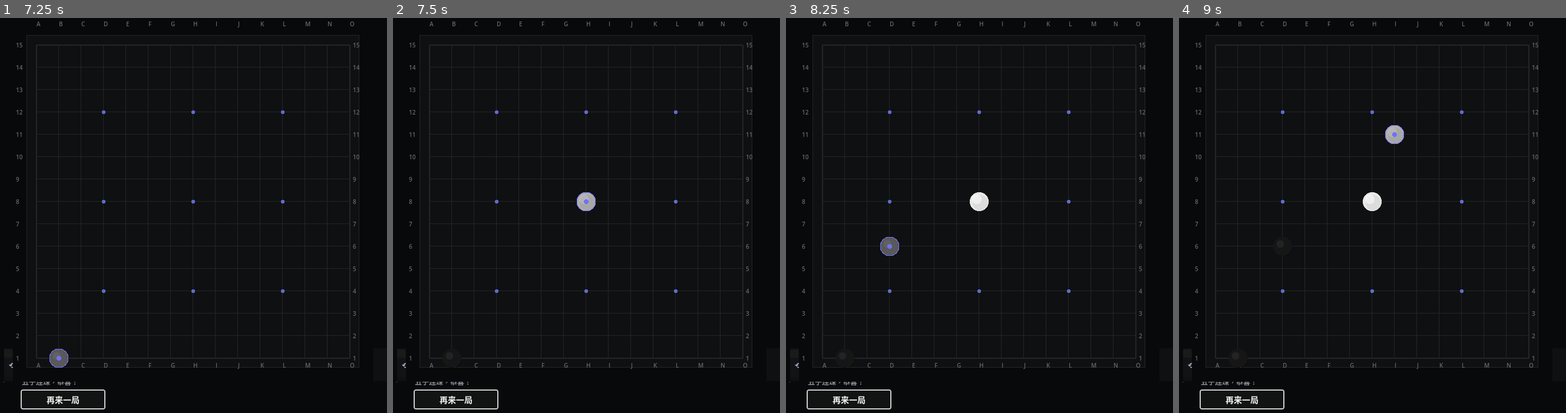
Above: before the commit, frames 1-4 (left to right).
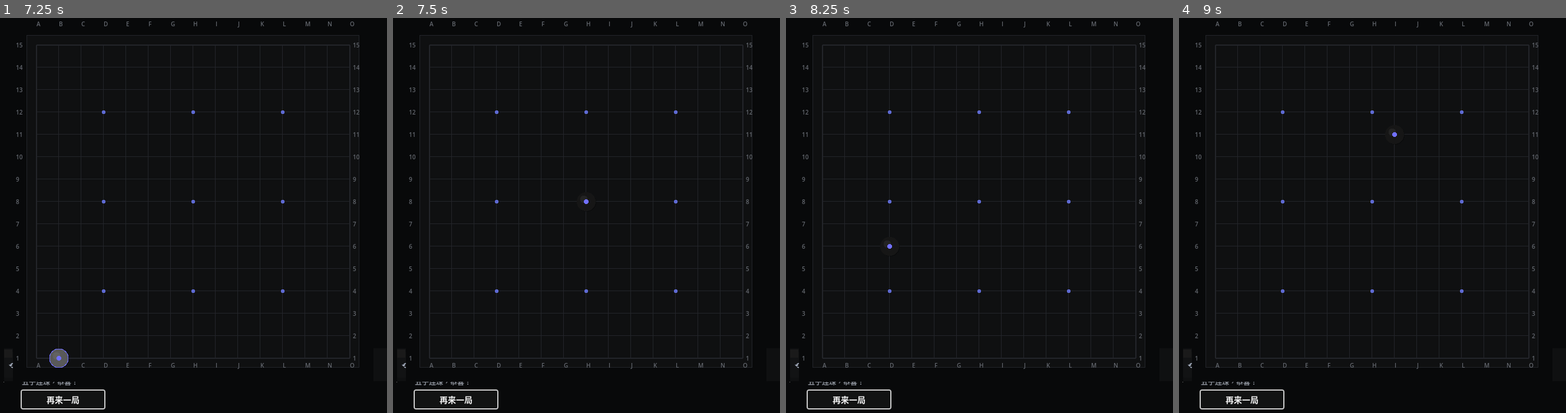
Above: after the commit, the same moments.

Repository: 2640735332/gomoku
Game: Godot game, scene res://Scenes/main.tscn
Two runs of this game, one before a commit and one after it. Both use one fixed random seed, a clock stepped at 60 frames per second and the inputs below.
Inputs (mouse positions are in pixels of both pictures, inside the frame that each line leads up to):
- Up to frame 1 (7.25 s): click "再来一局" at 0.5 s; click "再来一局" at 1.25 s; click "再来一局" at 2 s; click "⟳ 重置" at 2.75 s; click "⟲ 悔棋" at 3.5 s; click "⟲ 悔棋" at 4.25 s; click "⟳ 重置" at 5 s; click "⟲ 悔棋" at 5.75 s; click "⟳ 重置" at 6.5 s
- Up to frame 2 (7.5 s): tap Enter at 7.25 s; move the mouse to (586, 199) at 7.27 s; click (586, 199) at 7.42 s
- Up to frame 3 (8.25 s): tap Space at 8 s; move the mouse to (882, 239) at 8.02 s; click (882, 239) at 8.17 s
- Up to frame 4 (9 s): tap Enter at 8.75 s; move the mouse to (1399, 128) at 8.77 s; click (1399, 128) at 8.92 s

Frame 1 is identical in both runs. In frame 2, 0.2% of the frame differs, in the area x 15-53%, y 44-89%; in frame 3, 0.4%; in frame 4, 0.4%.

Commit message:
fix: connect button signals in code (tscn signals lost on Godot 4 headless export)

Diff:
--- a/UI/game_ui.gd
+++ b/UI/game_ui.gd
@@ -22,6 +22,14 @@
 
 func _ready():
 	update_ui()
+	if undo_button:
+		undo_button.pressed.connect(_on_undo_pressed)
+	if reset_button:
+		reset_button.pressed.connect(_on_reset_pressed)
+	if play_again_button:
+		play_again_button.pressed.connect(_on_play_again_pressed)
+	if exit_button:
+		exit_button.pressed.connect(_on_exit_pressed)
 
 func update_ui():
 	if not game_state:
